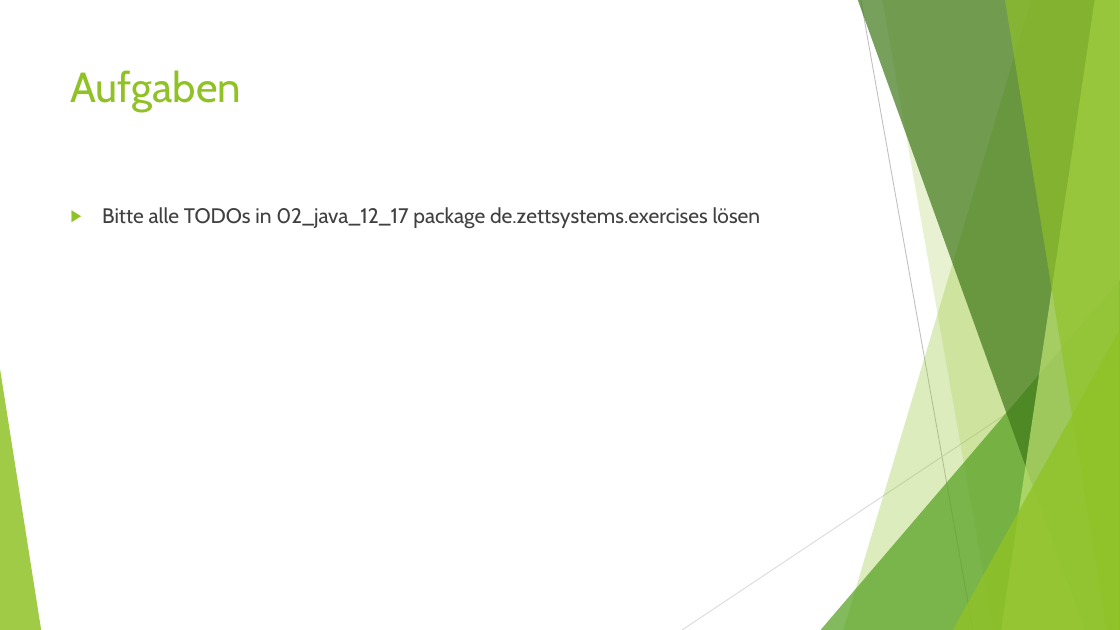
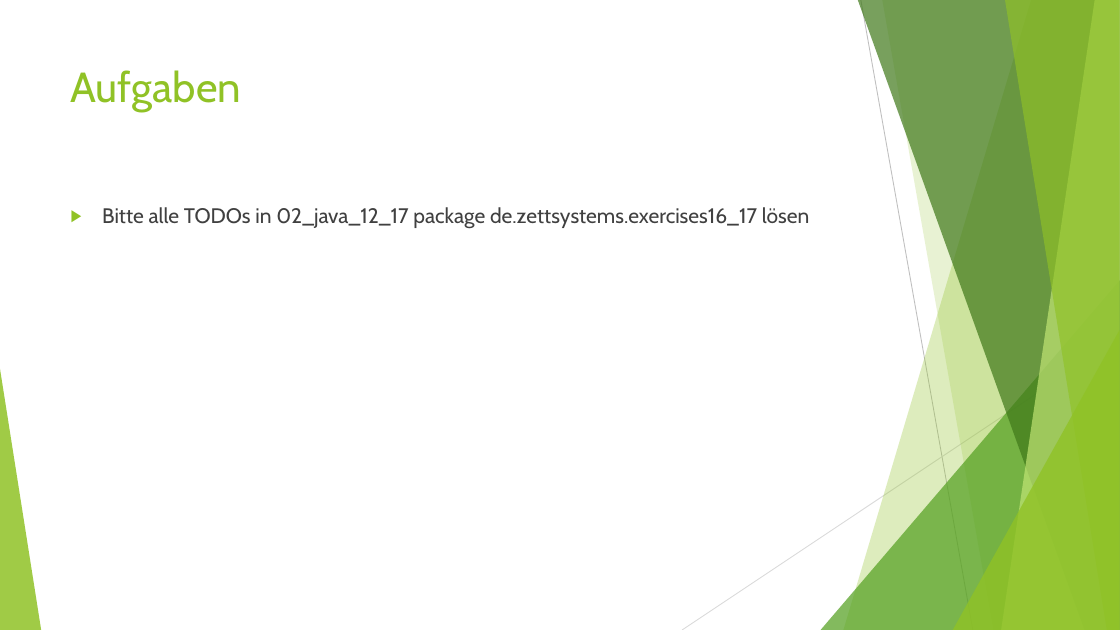
Before and after one commit to MichaelZett/20250210_java_12_17, a slide deck: slide 58 of Neuerungen_Java_12_17.pptx (slide 39 before the commit). Drawn at 1120x630 pixels with LibreOffice and Linux fonts; fonts in the diff are those of the drawing. Boxes give left, top, right and bottom in pixels: in the first picture for what was removed or moved away, otherwise in the second. Text is boxed around its words. In the diff, an @@ line names an element or a change of style, - is before the commit and + after.

```diff
--- a/Neuerungen_Java_12_17.pptx
+++ b/Neuerungen_Java_12_17.pptx
@@ text at bbox=[102, 207, 810, 229]: text changed @@
-▶ Bitte alle TODOs in 02_java_12_17 package de.zettsystems.exercises lösen
+▶ Bitte alle TODOs in 02_java_12_17 package de.zettsystems.exercises16_17 lösen
```
Also in this commit, not shown: 28 other slides changed, 24 slides added, 3 slides removed, 34 other files.
